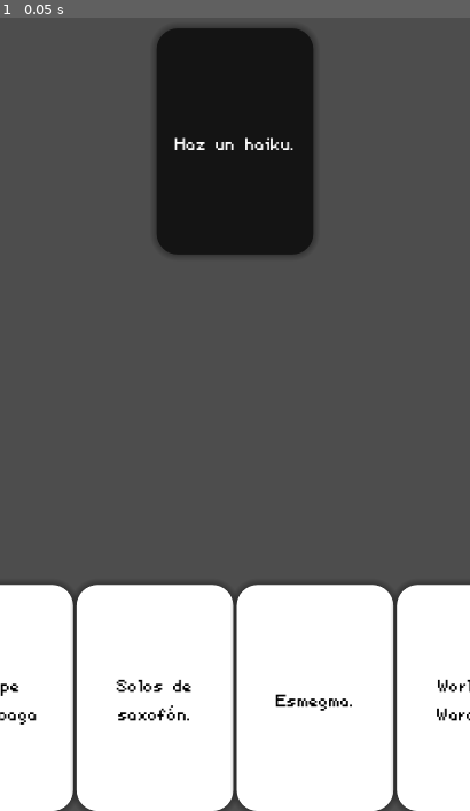
Above: before the commit, frame 1.
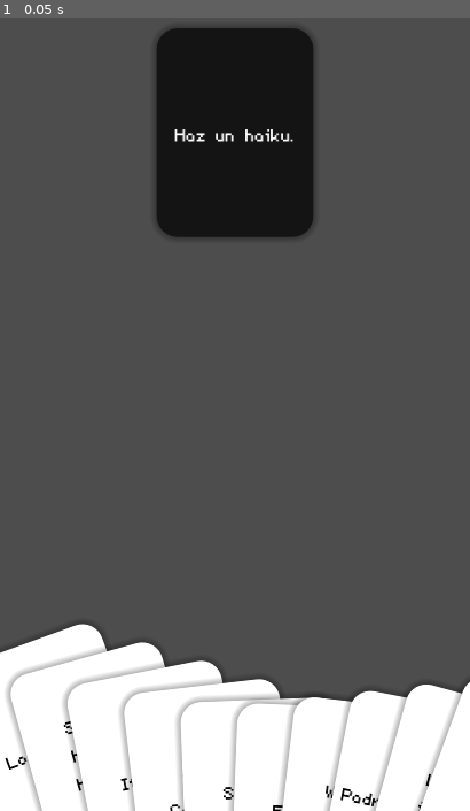
Above: after the commit, the same moment.

Repository: Takumishii/cards-against-you
Game: Godot game, scene res://Scenes/main.tscn
The game is run twice, just before and just after one commit, with the same random seed, the same clock (stepped at 60 frames per second) and the same inputs.
Inputs:
- Up to frame 1 (0.05 s): no input

The runs differ from the first frame. In frame 1, 15% of the frame differs, in the area x 0-100%, y 13-100%.

Commit message:
abanico v1
se ve mal

Diff:
--- a/Scenes/card.tscn
+++ b/Scenes/card.tscn
@@ -3,7 +3,7 @@
 [ext_resource type="Script" uid="uid://b1qk5xrquvkj8" path="res://Scripts/card.gd" id="1_0qqmn"]
 
 [node name="card" type="PanelContainer" unique_id=1755536782]
-custom_minimum_size = Vector2(180, 260)
+custom_minimum_size = Vector2(180, 240)
 offset_right = 40.0
 offset_bottom = 40.0
 script = ExtResource("1_0qqmn")
--- a/Scenes/main.tscn
+++ b/Scenes/main.tscn
@@ -30,23 +30,12 @@
 [node name="card" parent="CenterContainer/MarginContainer" unique_id=1755536782 instance=ExtResource("2_bo1nx")]
 layout_mode = 2
 
-[node name="VBoxContainer" type="VBoxContainer" parent="." unique_id=1799433886]
-layout_mode = 1
-anchors_preset = 7
-anchor_left = 0.5
-anchor_top = 1.0
-anchor_right = 0.5
-anchor_bottom = 1.0
-offset_left = -20.0
-offset_top = -40.0
-offset_right = 20.0
-grow_horizontal = 2
-grow_vertical = 0
-alignment = 1
-
-[node name="HandContainer" type="HBoxContainer" parent="VBoxContainer" unique_id=521579931]
-layout_mode = 2
-alignment = 1
+[node name="Hand" type="Control" parent="." unique_id=223086889]
+anchors_preset = 0
+offset_left = 240.0
+offset_top = 800.0
+offset_right = 280.0
+offset_bottom = 840.0
 
 [node name="HandManager" type="Node" parent="." unique_id=1579382006]
 script = ExtResource("3_8gbba")
--- a/Scripts/HandManager.gd
+++ b/Scripts/HandManager.gd
@@ -1,28 +1,62 @@
 extends Node
 
-@onready var hand_container = $"../VBoxContainer/HandContainer"
+@onready var hand_container = $"../Hand"
 
 var card_scene = preload("res://Scenes/card.tscn")
 
 var hand = []
 
+# Ajustes del abanico
+@export var spread := 60.0
+@export var curve := 12.0
 
 func _ready():
 	draw_hand()
 
 
 func draw_hand():
-	for i in 10:
+	for i in range(10):
 		add_card()
 
 
 func add_card():
 	var card_data = CardDatabase.get_random_white()
-
 	hand.append(card_data)
 
 	var new_card = card_scene.instantiate()
-
 	new_card.setup(card_data, false)
 
 	hand_container.add_child(new_card)
+
+	update_hand_layout()
+
+func update_hand_layout():
+	var n = hand_container.get_child_count()
+	if n == 0:
+		return
+
+	var max_width = 600.0  # ancho total del abanico
+
+	for i in range(n):
+		var card = hand_container.get_child(i)
+
+		var t = 0.0
+		if n > 1:
+			t = float(i) / float(n - 1)  # 0 → 1
+
+		# centro (-1 a 1)
+		var x_norm = (t - 0.5) * 2.0
+
+		# curva tipo arco
+		var y_offset = -abs(x_norm) * 40.0
+
+		# posición final
+		var x = x_norm * max_width * 0.5
+		var y = y_offset
+
+		# rotación suave en abanico
+		var rot = x_norm * deg_to_rad(20)
+
+		card.position = Vector2(x, y)
+		card.rotation = rot
+		card.z_index = i
